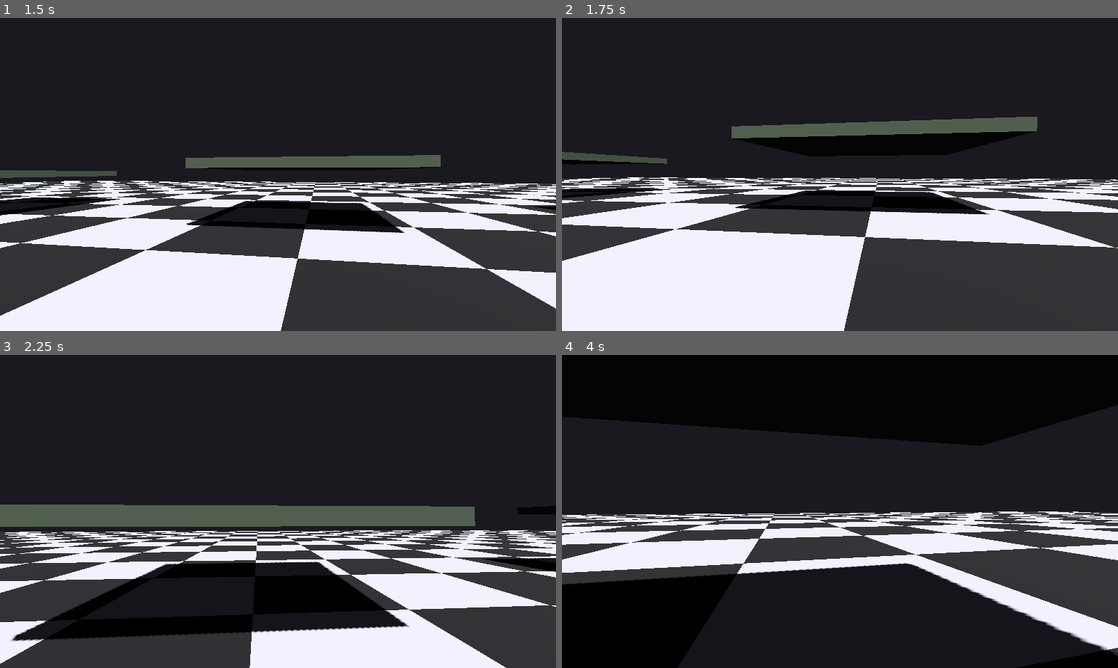
Above: before the commit, frames 1-4 (two rows, left to right).
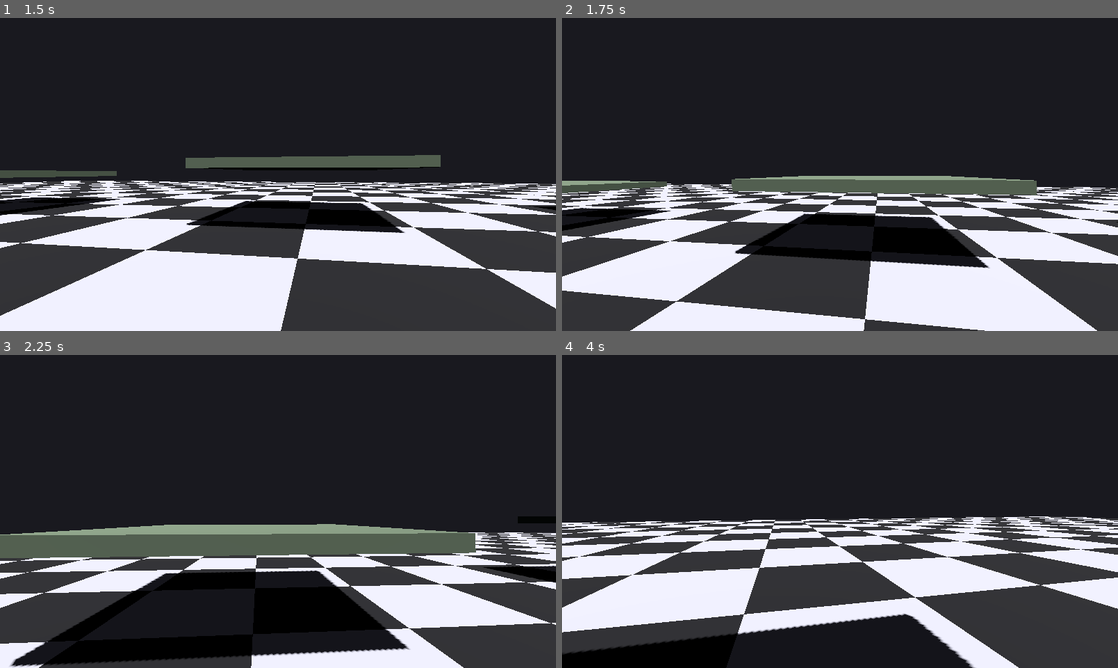
Above: after the commit, the same moments.

Repository: radomirsky/190K-G.O.P
Game: Godot game, scene res://main.tscn
Two runs of this game, one before a commit and one after it. Both use one fixed random seed, a clock stepped at 60 frames per second and the inputs below.
Inputs (mouse positions are in pixels of both pictures, inside the frame that each line leads up to):
- Up to frame 1 (1.5 s): tap Enter at 0.5 s; move the mouse to (305, 174) at 0.52 s; hold W from 0.53 s (still down); tap Q at 0.6 s; click (305, 174) at 0.67 s; tap Space at 0.77 s; move the mouse to (250, 174) at 1.27 s; tap Shift at 1.35 s
- Up to frame 2 (1.75 s): keep holding W; tap Space at 1.52 s
- Up to frame 3 (2.25 s): keep holding W; move the mouse to (289, 505) at 2.02 s; tap Z at 2.1 s
- Up to frame 4 (4 s): keep holding W; move the mouse to (834, 517) at 2.77 s; tap X at 2.85 s; click (834, 517) at 2.92 s; tap Space at 3.02, 3.77 s; move the mouse to (878, 514) at 3.52 s; tap B at 3.6 s

Frame 1 is identical in both runs. In frame 2, 39% of the frame differs, in the area x 0-100%, y 31-100%; in frame 3, 34%; in frame 4, 56%, in the area x 0-100%, y 0-100%.

Commit message:
Прыжок всегда (в воздухе и на кубах), без проверки пола
Made-with: Cursor

Diff:
--- a/player.gd
+++ b/player.gd
@@ -25,7 +25,6 @@
 var _held: RigidBody3D = null
 var _jump_requested: bool = false
 var _throw_press_usec: int = -1
-var _standing_on_throwable: bool = false
 var _held_saved_collision_layer: int = 1
 var _held_saved_collision_mask: int = 1
 var _cubes_world_locked: bool = false
@@ -134,12 +133,9 @@
 		if velocity.y < 0.0:
 			velocity.y = 0.0
 
-	if is_on_floor() and _jump_requested:
-		if _standing_on_throwable:
-			_jump_requested = false
-		else:
-			velocity.y = jump_velocity
-			_jump_requested = false
+	if _jump_requested:
+		velocity.y = jump_velocity
+		_jump_requested = false
 
 	var dir2 := Vector2.ZERO
 	if Input.is_key_pressed(KEY_A):
@@ -171,21 +167,6 @@
 		_held.global_position = _hold_point.global_position
 		_held.linear_velocity = Vector3.ZERO
 		_held.angular_velocity = Vector3.ZERO
-
-	_standing_on_throwable = _is_standing_on_throwable_floor()
-
-
-func _is_standing_on_throwable_floor() -> bool:
-	if not is_on_floor():
-		return false
-	for i in get_slide_collision_count():
-		var c := get_slide_collision(i)
-		if c.get_normal().y < 0.52:
-			continue
-		var col := c.get_collider()
-		if col is RigidBody3D and col.is_in_group("throwable"):
-			return true
-	return false
 
 
 func _get_throwable_mesh(rb: RigidBody3D) -> MeshInstance3D:
